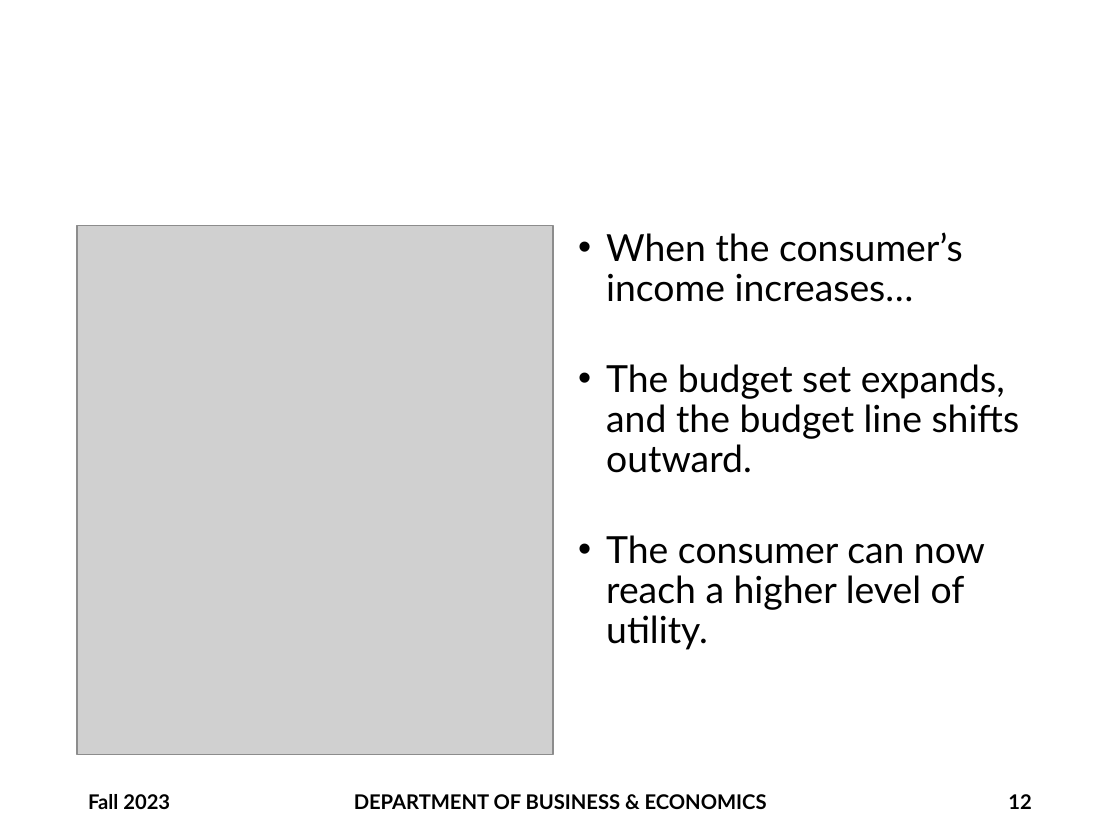
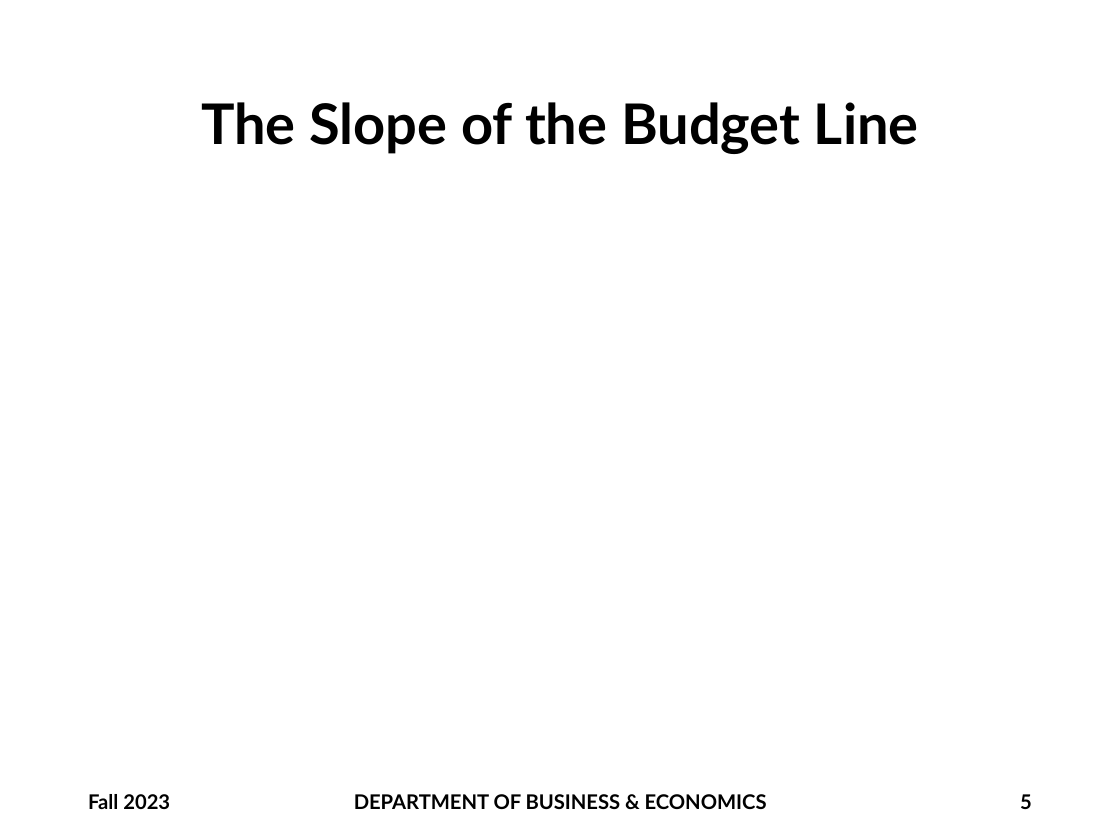
Before and after one commit to brianhwpark/brianhwpark.github.io, a slide deck: slide 5 of files/teaching-resources/monmouthcollege-econ-300/ECON300-LEC11.pptx (slide 12 before the commit). Drawn at 1120x840 pixels with LibreOffice and Linux fonts; fonts in the diff are those of the drawing; grey boxes stand for pictures; background and template pictures are left out. Boxes give left, top, right and bottom in pixels: in the first picture for what was removed or moved away, otherwise in the second. Text is boxed around its words. In the diff, an @@ line names an element or a change of style, - is before the commit and + after.

Commit message:
Update: 20231002
1. Corrected Errors in Slide 12 of ECON 300
2. Upload Handout #5 of ECON 300

```diff
--- a/files/teaching-resources/monmouthcollege-econ-300/ECON300-LEC11.pptx
+++ b/files/teaching-resources/monmouthcollege-econ-300/ECON300-LEC11.pptx
@@ title added at box(201, 102, 919, 154), 36 pt, text #000000, bold @@
+The Slope of the Budget Line
@@ picture removed at box(77, 225, 553, 754) @@
@@ text removed at box(606, 232, 1020, 650) @@
-• When the consumer’s income increases…
-• The budget set expands, and the budget line shifts outward.
-• The consumer can now reach a higher level of utility.
@@ page number at box(1020, 794, 1032, 809): text changed @@
-12
+5
```
Also in this commit, not shown: 20 other slides changed, 20 slides added, 3 other files.
